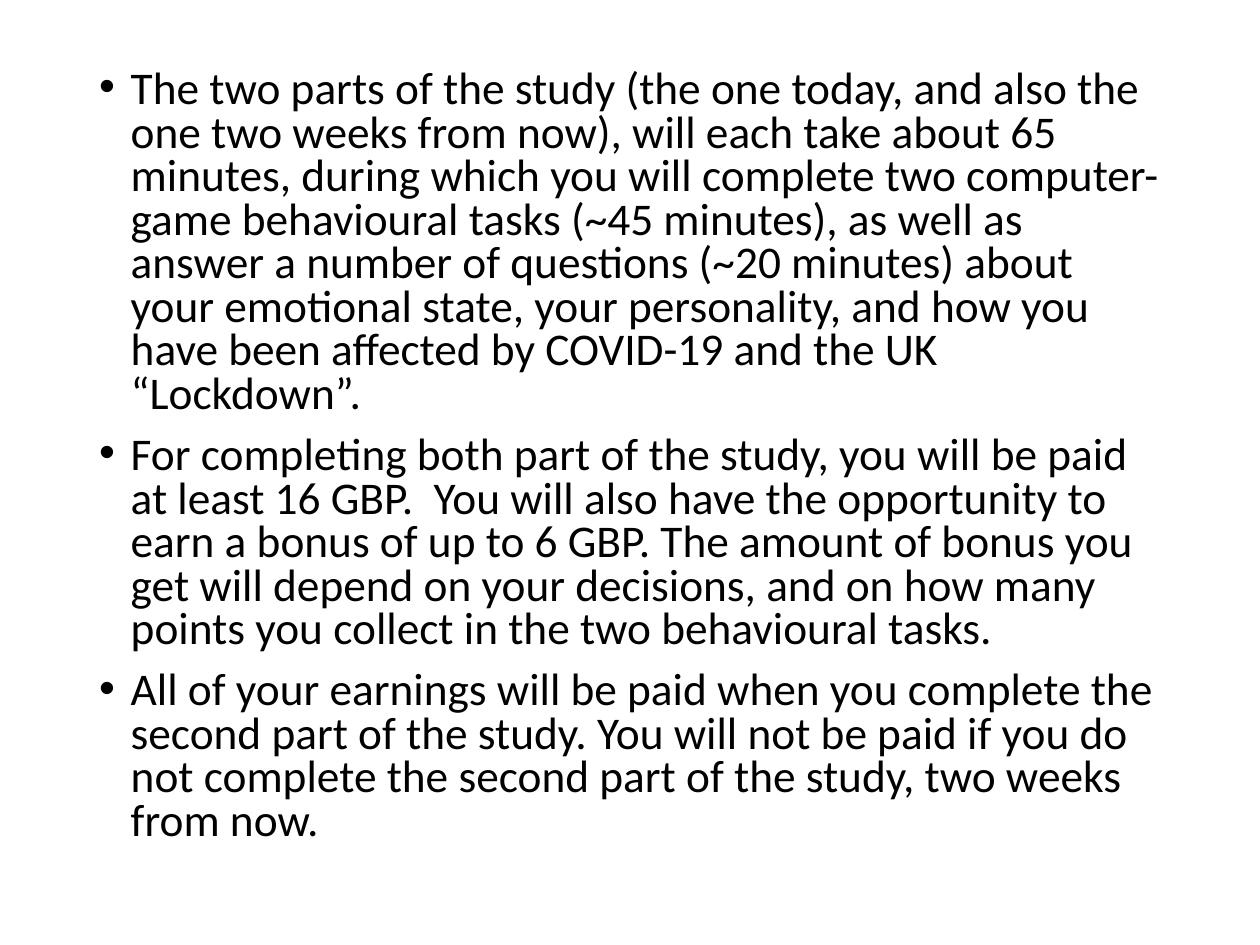
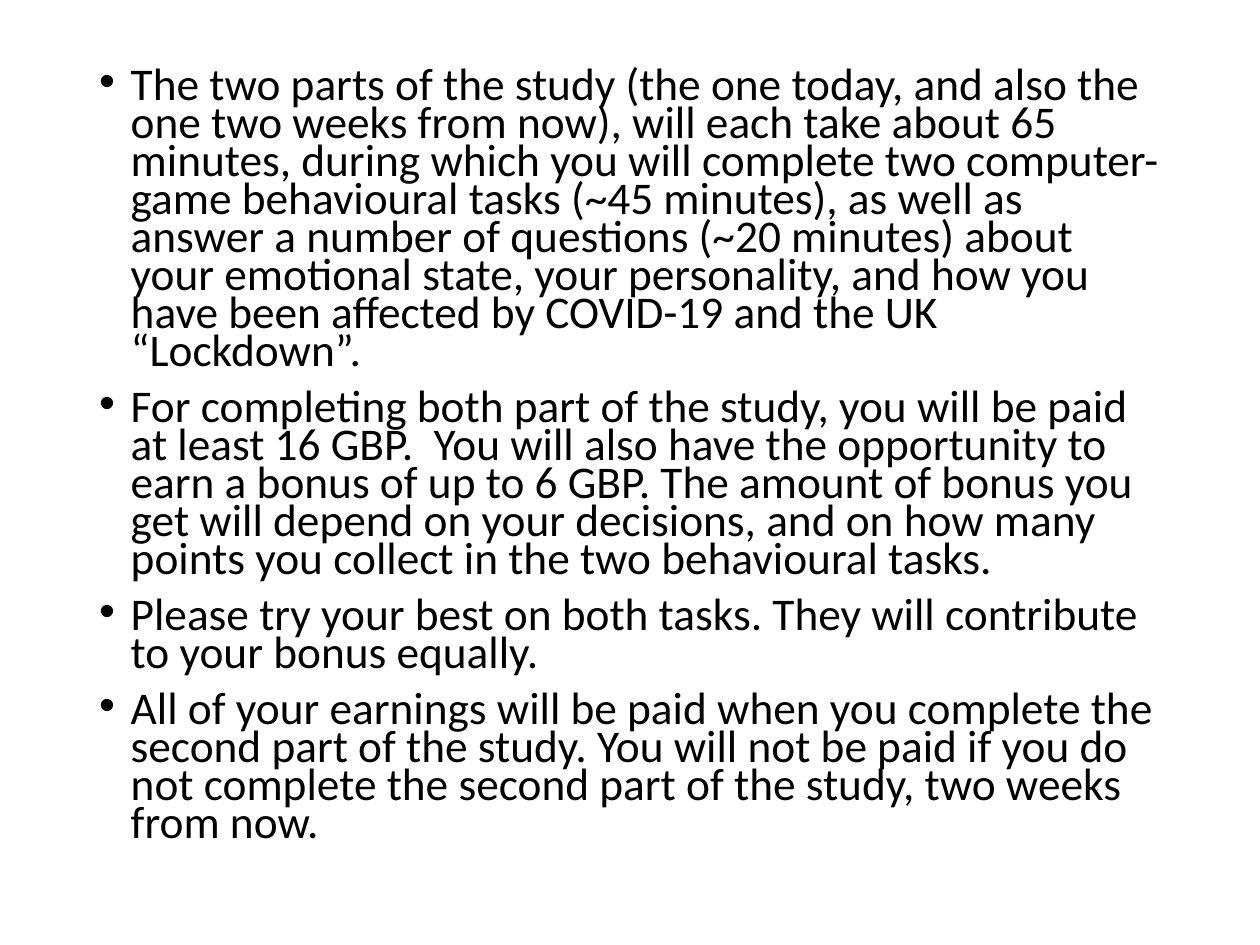
Before and after one commit to evanrussek/Lockin_Study, a slide deck: slide 2 of public/cond2/intro_task/Stimuli/intro_instructions.pptx. Drawn at 1260x945 pixels with LibreOffice and Linux fonts; fonts in the diff are those of the drawing. Boxes give left, top, right and bottom in pixels: in the first picture for what was removed or moved away, otherwise in the second. Text is boxed around its words. In the diff, an @@ line names an element or a change of style, - is before the commit and + after.

```diff
--- a/public/cond2/intro_task/Stimuli/intro_instructions.pptx
+++ b/public/cond2/intro_task/Stimuli/intro_instructions.pptx
@@ text at <box>131,67,1158,839</box>: line spacing 0.8 to 0.7 @@
@@ text at <box>131,598,1137,676</box>: paragraph added @@
+• Please try your best on both tasks. They will contribute to your bonus equally.
```
Also in this commit, not shown: 15 other files.
